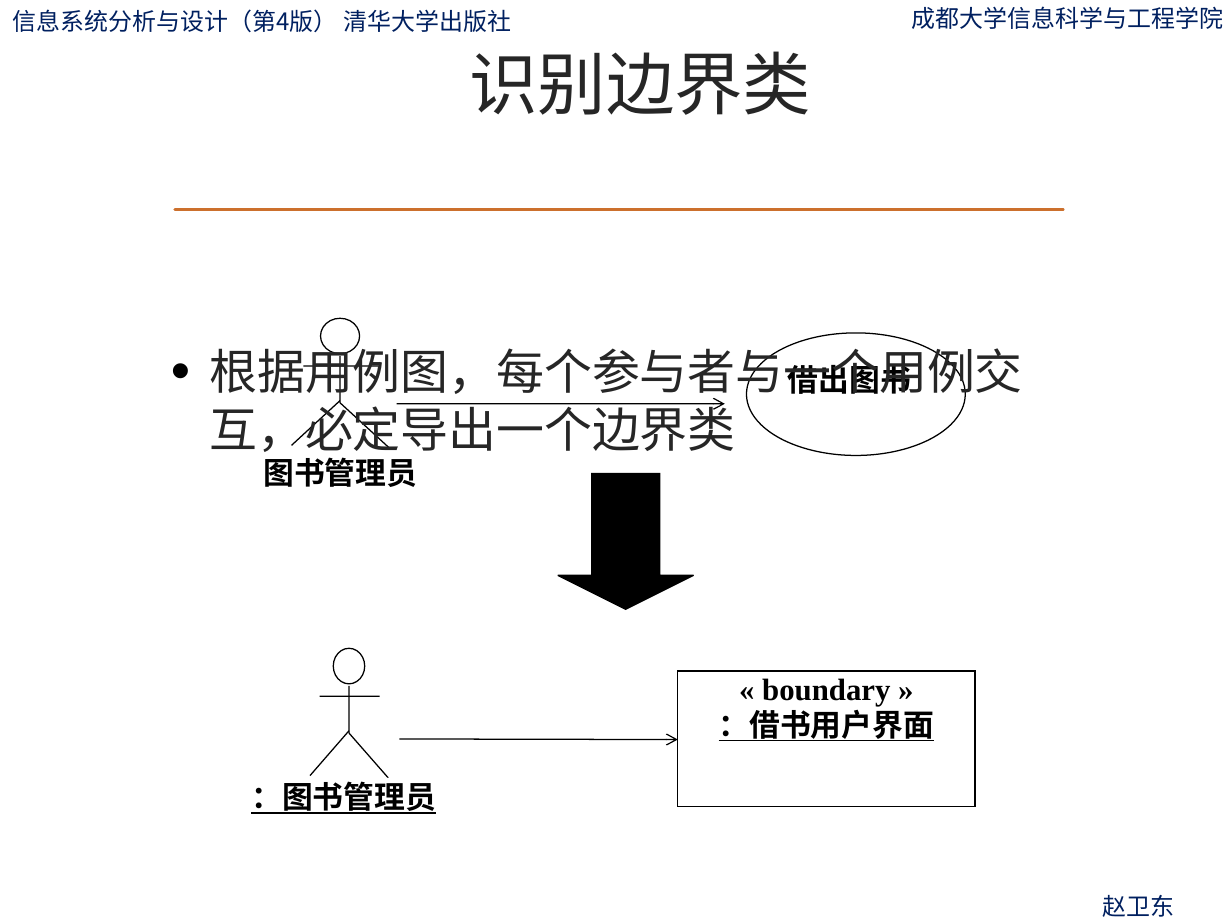
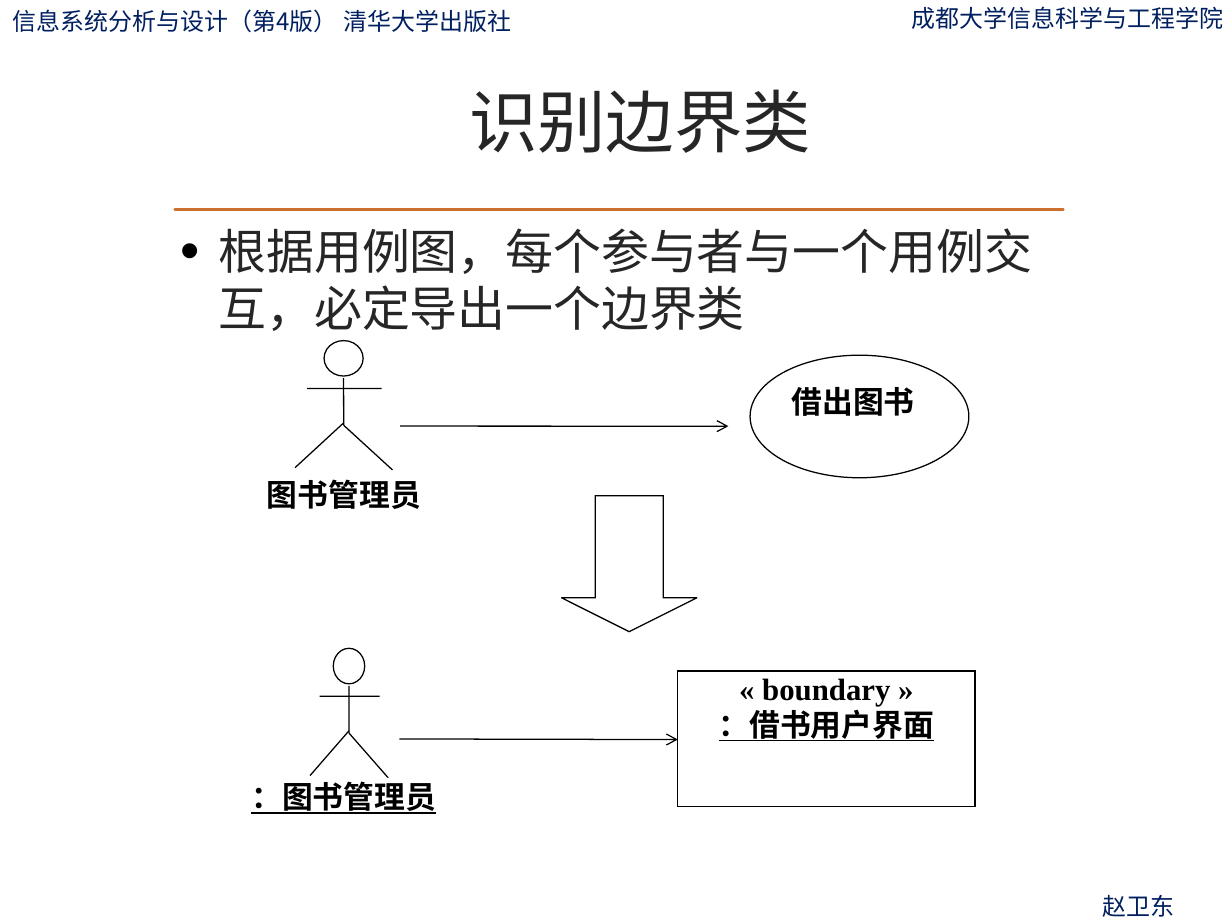
Before and after one commit to ylfagh/is_analysis-1, a slide deck: slide 81 of ppt/第10章-系统总体设计.pptx. Drawn at 1232x924 pixels with LibreOffice and Linux fonts; fonts in the diff are those of the drawing; background and template pictures are left out. Boxes give left, top, right and bottom in pixels: in the first picture for what was removed or moved away, otherwise in the second. Text is boxed around its words. In the diff, an @@ line names an element or a change of style, - is before the commit and + after.

```diff
--- a/ppt/第10章-系统总体设计.pptx
+++ b/ppt/第10章-系统总体设计.pptx
@@ title "识别边界类": place and size @@
-title "识别边界类" at (469,51,811,115)
+title "识别边界类" at (469,89,811,153)
@@ text "根据用例图，每个参与者与一个用例交互，必定导出一个边界类" rewrapped from (209,340,1022,459) to (219,228,1032,331) @@
@@ 3 lines, 2 ellipses, 1 text, 1 arrow: place and size @@
-3 lines, 2 ellipses, 1 text, 1 arrow at (303,318,966,455)
+3 lines, 2 ellipses, 1 text, 1 arrow at (307,340,970,477)
@@ 1 text, 1 line, 1 down arrow: place and size @@
-1 text, 1 line, 1 down arrow at (263,400,694,609)
+1 text, 1 line, 1 down arrow at (267,423,697,632)
@@ down arrow at (562,496,697,632): fill #000000 to #FFFFFF @@
```
Also in this commit, not shown: 188 other slides changed, 1 slide added.
